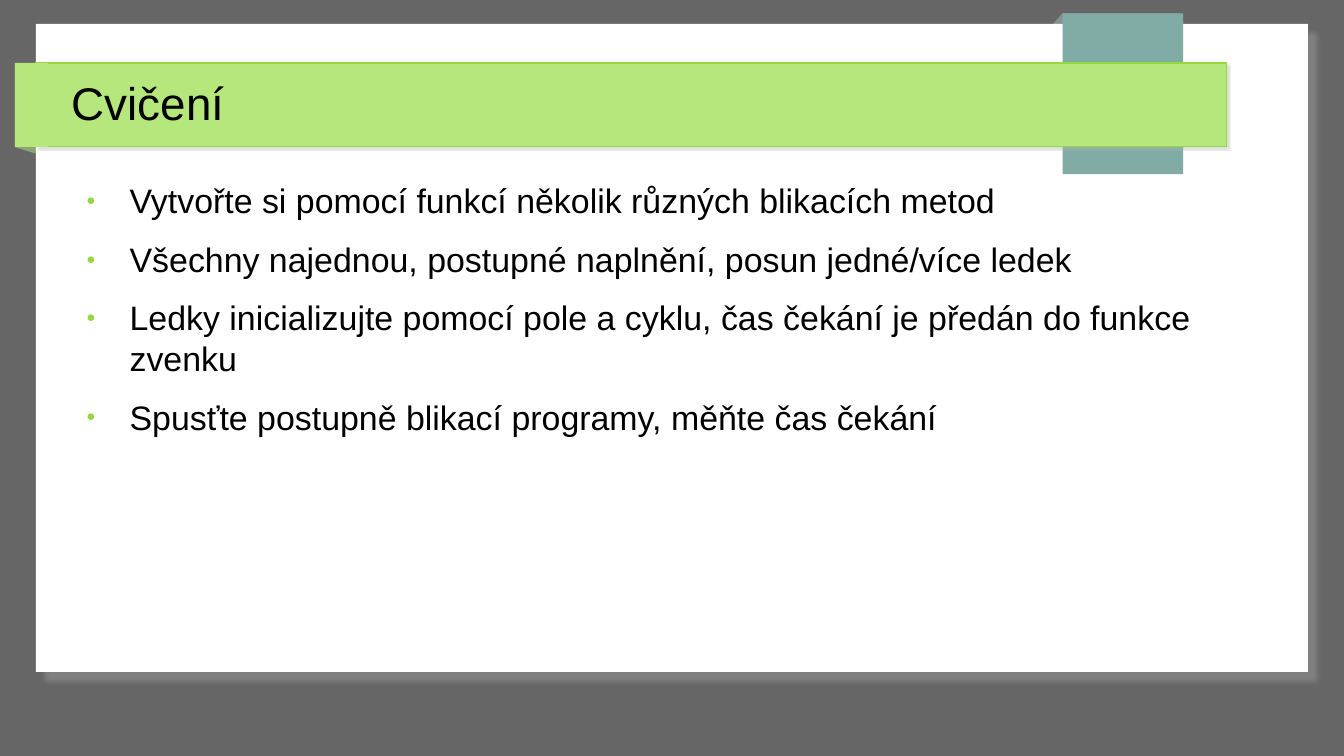
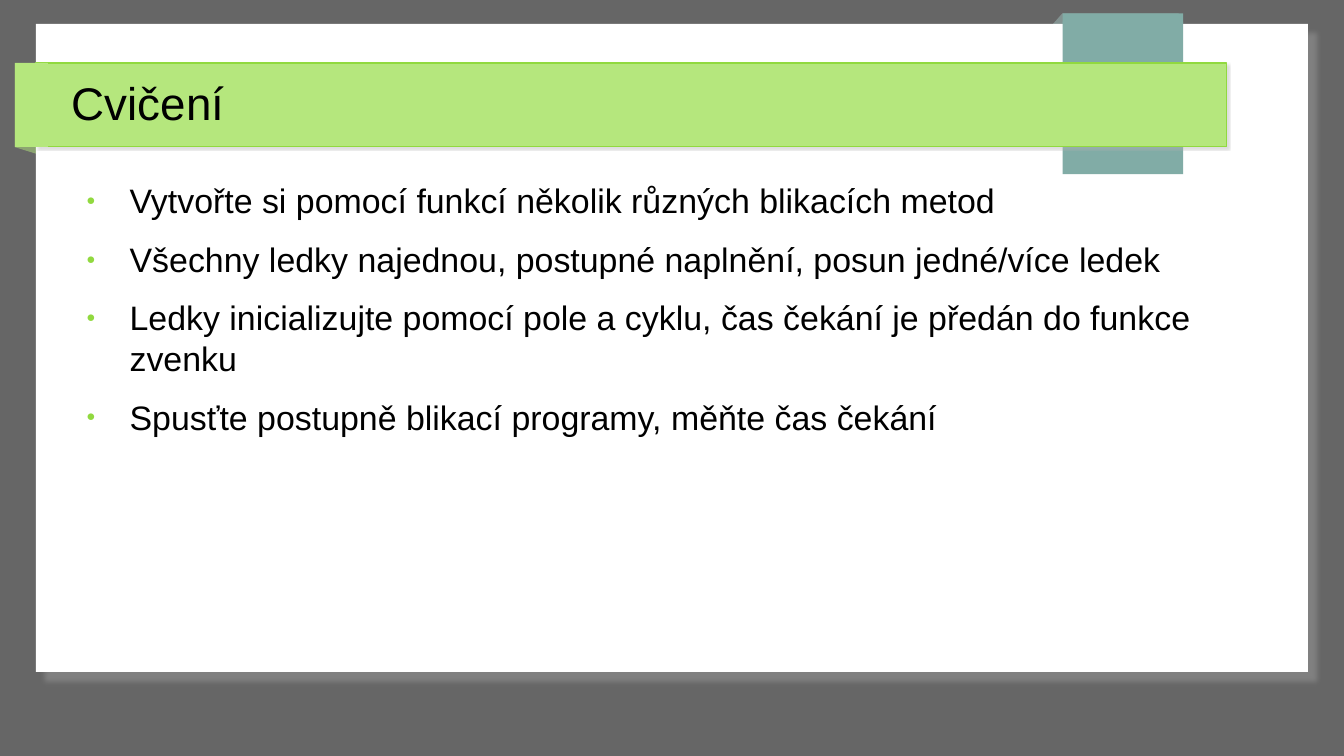
Before and after one commit to MartinPenicka/ArduinoDay, a slide deck: slide 18 of RaspberryPiPico_MicroPython_Introduction/prezentace/rpi_prezentace.odp (slide 14 before the commit). Drawn at 1344x756 pixels with LibreOffice and Linux fonts; fonts in the diff are those of the drawing. Boxes give left, top, right and bottom in pixels: in the first picture for what was removed or moved away, otherwise in the second. Text is boxed around its words. In the diff, an @@ line names an element or a change of style, - is before the commit and + after.

```diff
--- a/RaspberryPiPico_MicroPython_Introduction/prezentace/rpi_prezentace.odp
+++ b/RaspberryPiPico_MicroPython_Introduction/prezentace/rpi_prezentace.odp
@@ text at (130,247,1160,279): text changed @@
-● Všechny najednou, postupné naplnění, posun jedné/více ledek
+● Všechny ledky najednou, postupné naplnění, posun jedné/více ledek
```
Also in this commit, not shown: 9 other slides changed, 5 slides added, 4 other files.
